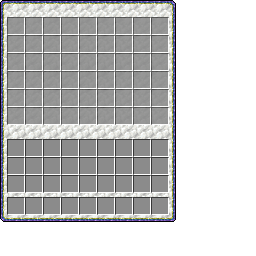
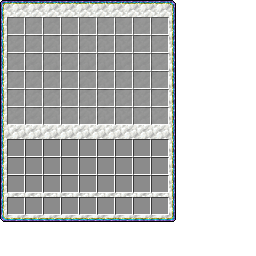
Layers edited between the first and the second 256x256 image:
painted on "border_t3" over 2, 2, 174, 220
